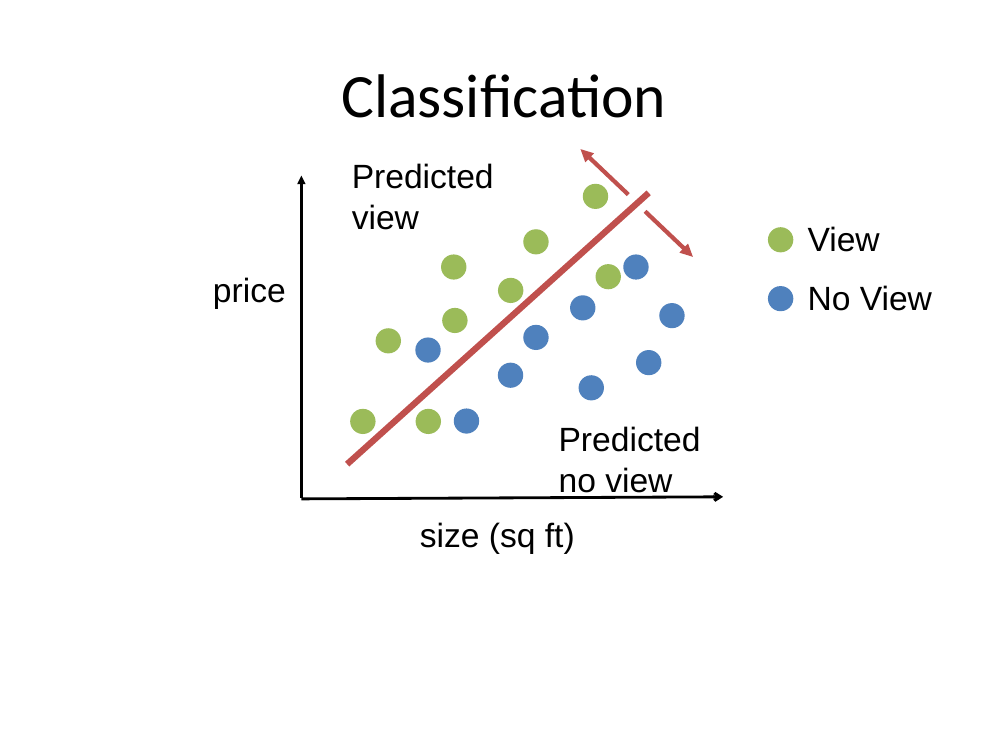
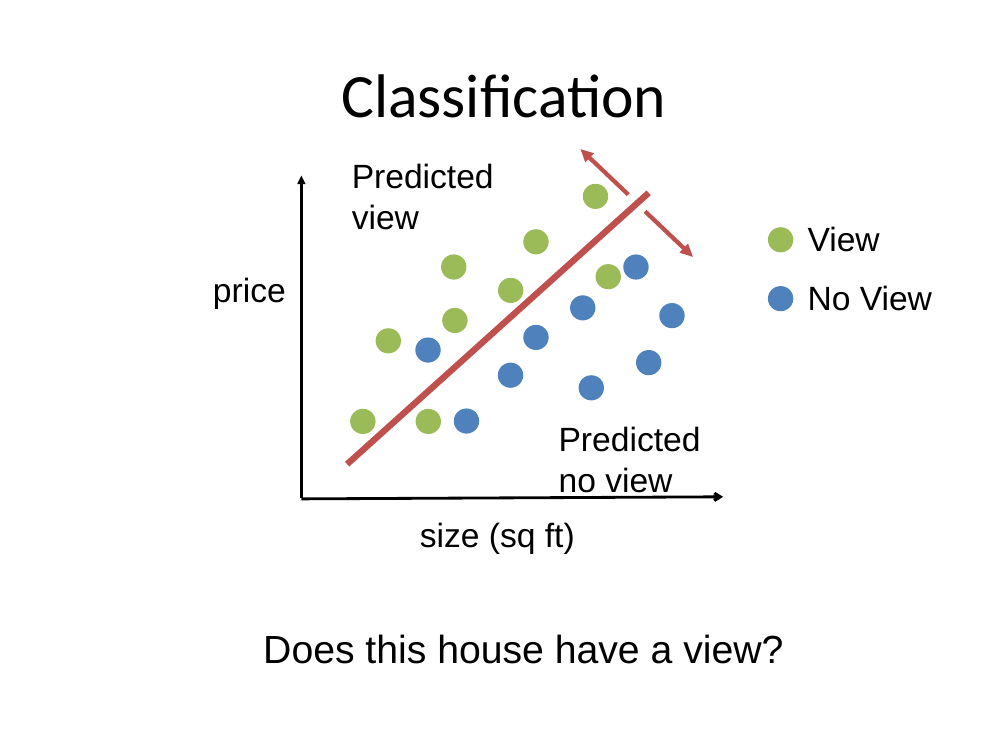
Before and after one commit to aloksharma1993/techfest-ml-tutorial, a slide deck: slide 15 of Techfest_ML.pptx. Drawn at 1008x756 pixels with LibreOffice and Linux fonts; fonts in the diff are those of the drawing. Boxes give left, top, right and bottom in pixels: in the first picture for what was removed or moved away, otherwise in the second. Text is boxed around its words. In the diff, an @@ line names an element or a change of style, - is before the commit and + after.

```diff
--- a/Techfest_ML.pptx
+++ b/Techfest_ML.pptx
@@ text added at (x1=263, y1=634, x2=783, y2=664), 28 pt, text #000000 @@
+Does this house have a view?
```
Also in this commit, not shown: 6 other slides changed.
